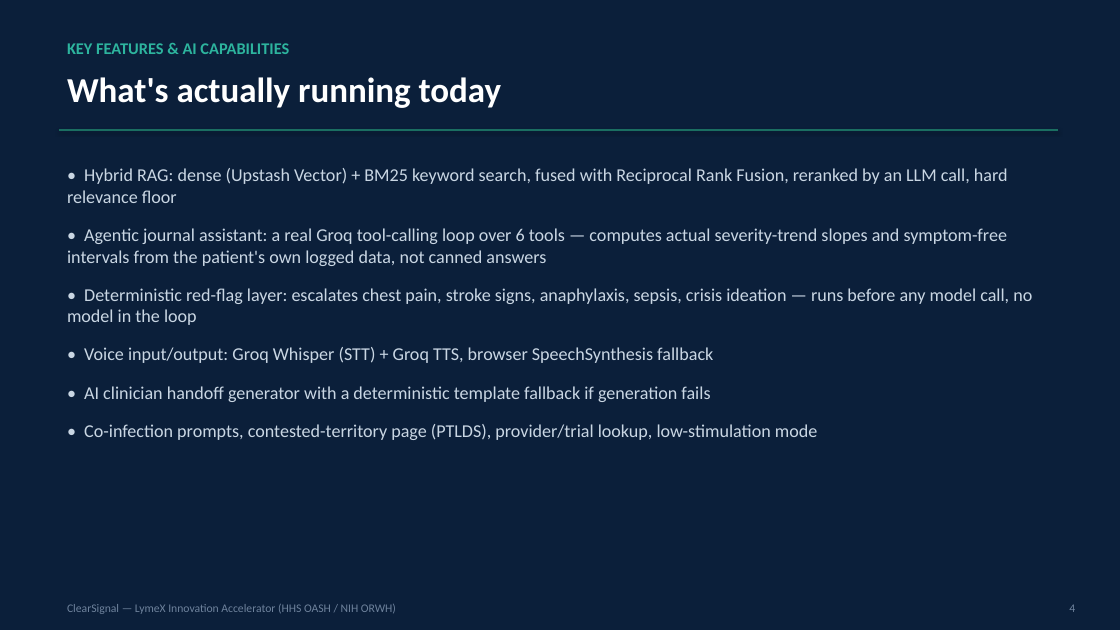
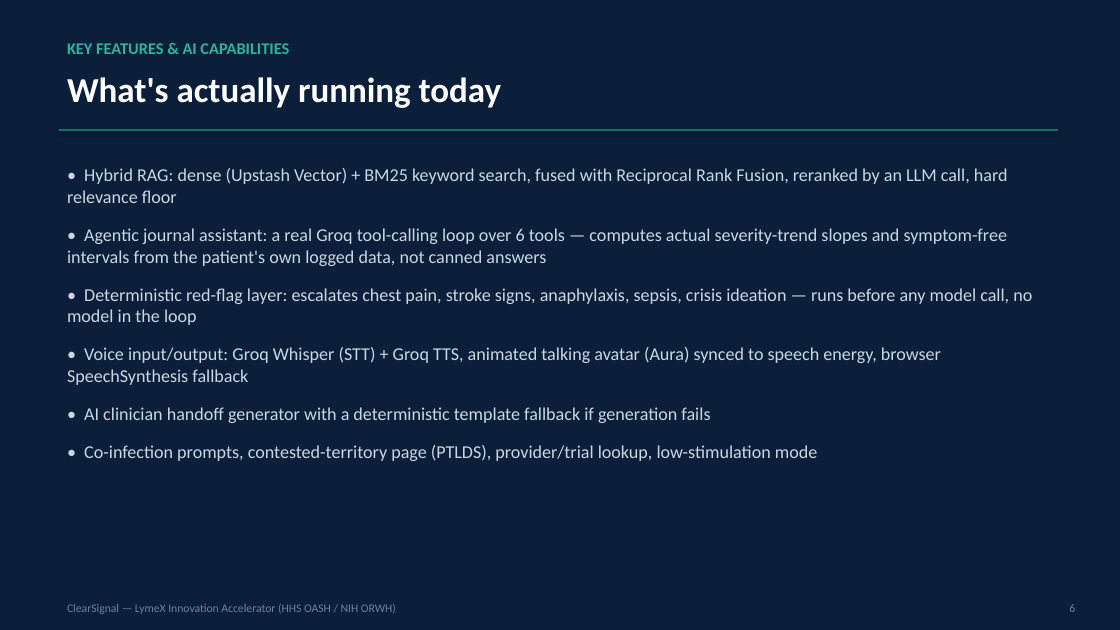
Before and after one commit to Raj102002/AIHealthcare, a slide deck: slide 7 of artifacts/ClearSignal_Pitch_Deck.pptx (slide 5 before the commit). Drawn at 1120x630 pixels with LibreOffice and Linux fonts; fonts in the diff are those of the drawing. Boxes give left, top, right and bottom in pixels: in the first picture for what was removed or moved away, otherwise in the second. Text is boxed around its words. In the diff, an @@ line names an element or a change of style, - is before the commit and + after.

```diff
--- a/artifacts/ClearSignal_Pitch_Deck.pptx
+++ b/artifacts/ClearSignal_Pitch_Deck.pptx
@@ text at (67,347,941,385): text changed @@
-• Voice input/output: Groq Whisper (STT) + Groq TTS, browser SpeechSynthesis fallback
+• Voice input/output: Groq Whisper (STT) + Groq TTS, animated talking avatar (Aura) synced to speech energy, browser SpeechSynthesis fallback
@@ text at (1069,604,1075,612): text changed @@
-4
+6
```
Also in this commit, not shown: 13 other slides changed, 2 slides added, 17 other files.
